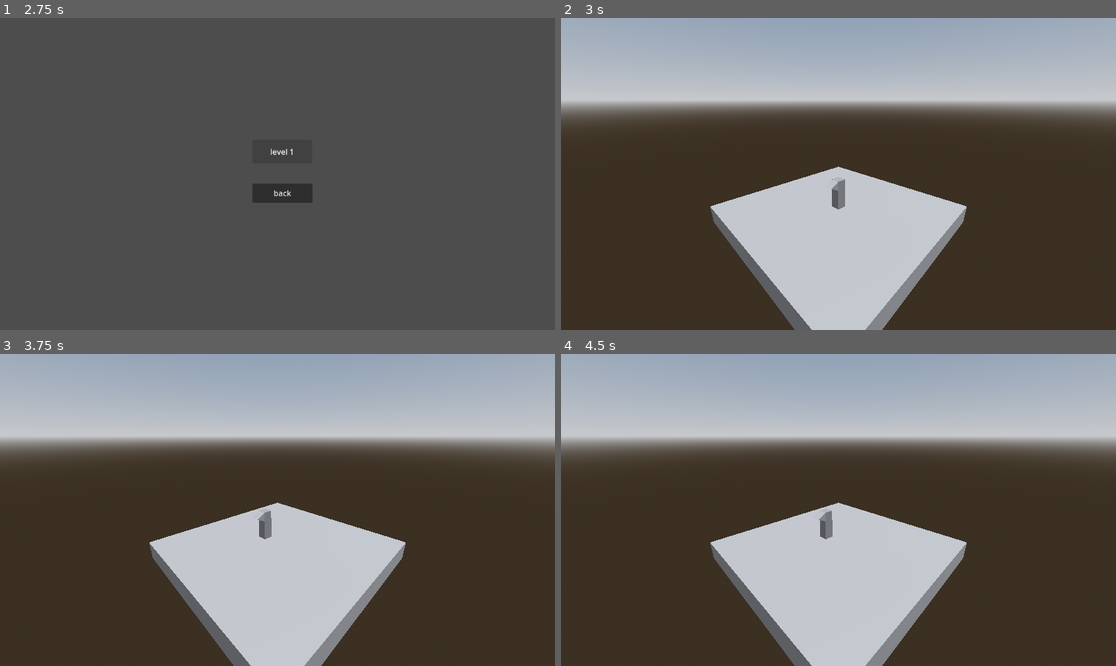
Above: before the commit, frames 1-4 (two rows, left to right).
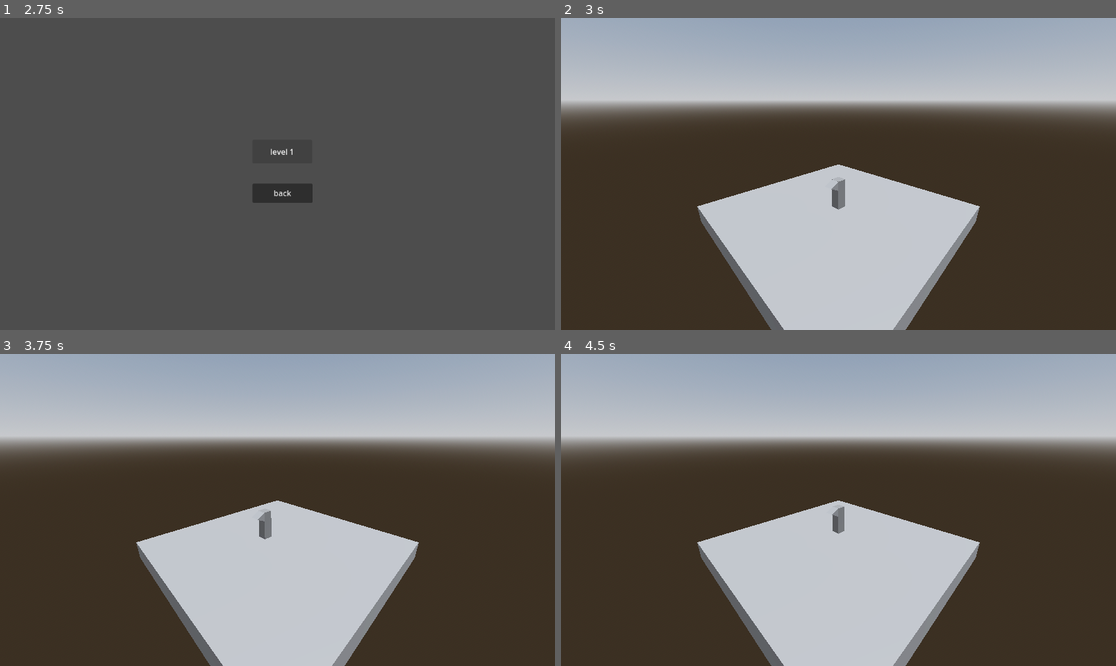
Above: after the commit, the same moments.

Repository: Jnight1104/Iso-Journey
Game: Godot game, scene res://Scenes/Main_menu.tscn
The game is run twice, just before and just after one commit, with the same random seed, the same clock (stepped at 60 frames per second) and the same inputs. The project has no main scene, so this scene is started directly.
Inputs:
- Up to frame 1 (2.75 s): click "Play" at 0.5 s; click "back" at 1.25 s; click "Play" at 2 s
- Up to frame 2 (3 s): click "level 1" at 2.75 s
- Up to frame 3 (3.75 s): tap Enter at 3.5 s; hold Right (ui_right) from 3.53 s (still down)
- Up to frame 4 (4.5 s): tap Space at 4.25 s; release Right (ui_right) at 4.28 s; hold Down (ui_down) from 4.28 s (still down)

Frame 1 is identical in both runs. In frame 2, 4.7% of the frame differs, in the area x 24-76%, y 46-100%; in frame 3, 4.7%; in frame 4, 5.0%.

Commit message:
Implemented successful player movement with control buffering

Diff:
--- a/Scenes/Level_1.tscn
+++ b/Scenes/Level_1.tscn
@@ -21,7 +21,7 @@
 environment = SubResource("Environment_6w05v")
 
 [node name="CSGBox3D" type="CSGBox3D" parent="."]
-size = Vector3(10, 1, 10)
+size = Vector3(11, 1, 11)
 
 [node name="Camera3D" type="Camera3D" parent="."]
 transform = Transform3D(-0.707107, -0.241845, 0.664463, 0, 0.939693, 0.34202, -0.707107, 0.241845, -0.664463, 7, 6, -7)
@@ -31,3 +31,5 @@
 
 [node name="CharacterBody3D" parent="." instance=ExtResource("1_e747c")]
 transform = Transform3D(1, 0, 0, 0, 1, 0, 0, 0, 1, 0, 0.5, 0)
+
+[node name="CollisionShape3D" type="CollisionShape3D" parent="."]
--- a/Scenes/Player.tscn
+++ b/Scenes/Player.tscn
@@ -26,3 +26,28 @@
 [node name="MeshInstance3D" type="MeshInstance3D" parent="."]
 transform = Transform3D(-4.37114e-08, 1, 0, -1, -4.37114e-08, 0, 0, 0, 1, 0.5, 1.348, 0)
 mesh = SubResource("PrismMesh_vg2hi")
+
+[node name="Move_delay_timer" type="Timer" parent="."]
+one_shot = true
+
+[node name="Forward" type="RayCast3D" parent="."]
+transform = Transform3D(1, 0, 0, 0, 1, 0, 0, 0, 1, 0, 0.5, 0)
+target_position = Vector3(1, 0, 0)
+collide_with_areas = true
+
+[node name="Right" type="RayCast3D" parent="."]
+transform = Transform3D(1, 0, 0, 0, 1, 0, 0, 0, 1, 0, 0.5, 0)
+target_position = Vector3(0, 0, 1)
+collide_with_areas = true
+
+[node name="Back" type="RayCast3D" parent="."]
+transform = Transform3D(1, 0, 0, 0, 1, 0, 0, 0, 1, 0, 0.5, 0)
+target_position = Vector3(-1, 0, 0)
+collide_with_areas = true
+
+[node name="Left" type="RayCast3D" parent="."]
+transform = Transform3D(1, 0, 0, 0, 1, 0, 0, 0, 1, 0, 0.5, 0)
+target_position = Vector3(0, 0, -1)
+collide_with_areas = true
+
+[connection signal="timeout" from="Move_delay_timer" to="." method="_move_delay_done"]
--- a/Scripts/player.gd
+++ b/Scripts/player.gd
@@ -5,9 +5,12 @@
 const DOWN : Vector3 = Vector3(-1, 0, 0)
 const LEFT : Vector3 = Vector3(0, 0, -1)
 const RIGHT : Vector3 = Vector3(0, 0, 1)
+const MOVE_DELAY : float = 0.1
+const LERP_RATE : float = 0.4
+const MAX_ACTION_QUEUE : int = 1
 var target_location : Vector3 = SPAWN
-var target_distance : Vector3 = Vector3(0, 0, 0)
 var moving : bool = false
+var action_queue : Array = []
 
 
 # Called when the node enters the scene tree for the first time.
@@ -25,15 +28,27 @@
 		_move(LEFT)
 	elif Input.is_action_just_pressed("ui_right"):
 		_move(RIGHT)
-	if position == target_location:
-		moving = false
-	print(lerp(position, target_location, 0.4))
-	target_distance = abs(target_location - position)
-	if abs(lerp(position, target_location, 0.4)).x < 0.001 and abs(lerp(position, target_location, 0.4)).z < 0.001:
-		position = target_location
-	position = lerp(position, target_location, 0.4)
+	# Moves the player toward the target location smoothly
+	position = lerp(position, target_location, LERP_RATE)
 
+
+# Function for setting the target location depending on the direction based on the input
 func _move(direction):
-	if not moving:
+	if moving:
+		if len(action_queue) < MAX_ACTION_QUEUE:
+			action_queue.append(direction)
+	else:
 		moving = true
 		target_location += direction
+		$Move_delay_timer.start(MOVE_DELAY)
+
+
+# Allows player to move again after the delay is done
+func _move_delay_done():
+	# Repeats movement if the action queue isnt done
+	if len(action_queue) > 0:
+		target_location += action_queue[0]
+		action_queue.remove_at(0)
+		$Move_delay_timer.start(MOVE_DELAY)
+	else:
+		moving = false
